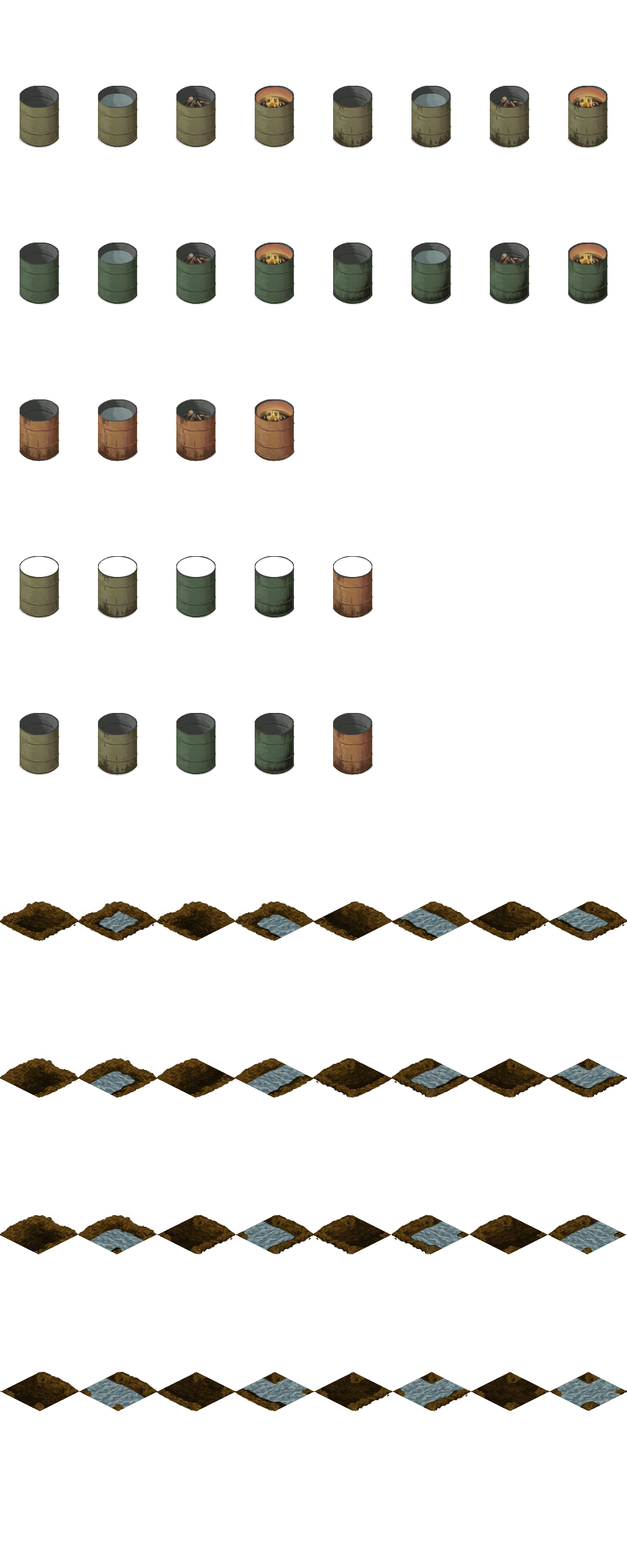
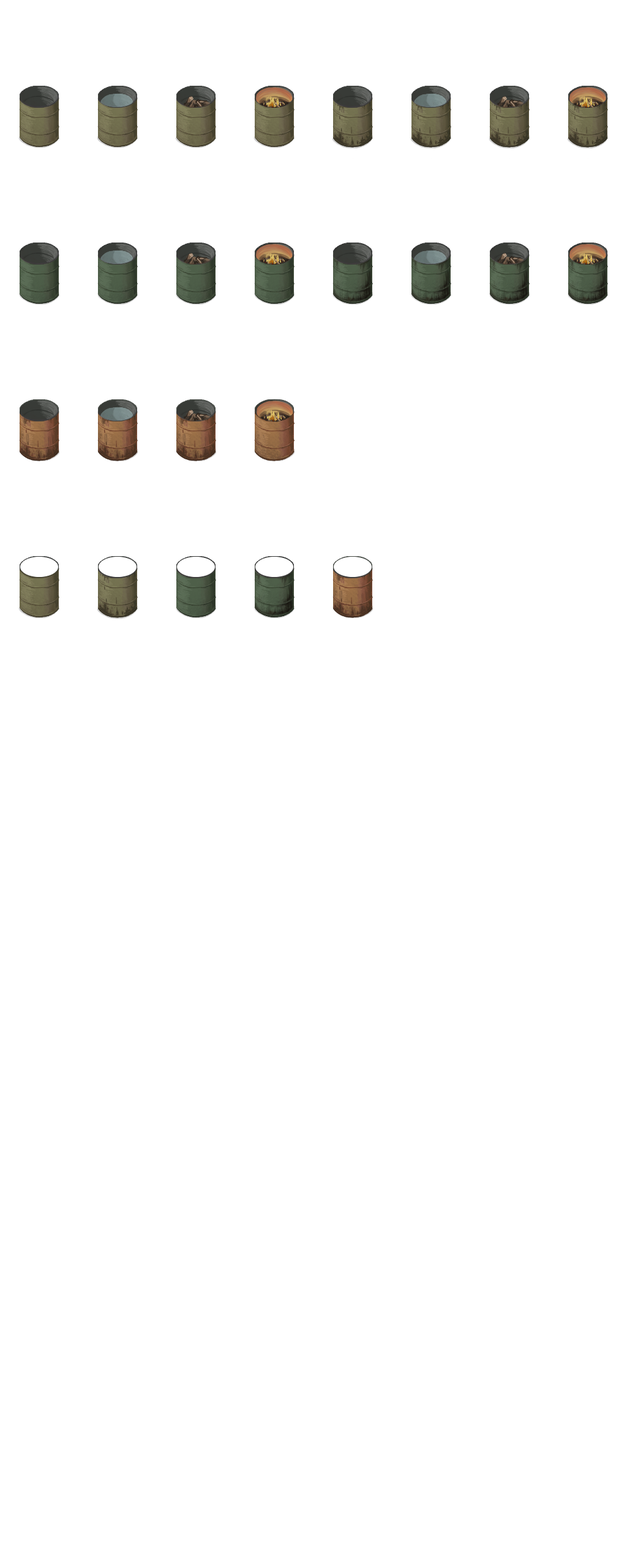
The second 627×1568 image is a revision of the first. Changes to its layers:
removed group "ditch" (1st of 3) (112 layers) over <box>0,896,627,1412</box>
removed group "dicth_hub_se" (2 layers) from group "ditch" over <box>78,1209,161,1255</box>
removed layer "ditch_empty" (15th of 32, in "ditch" › "dicth_hub_se") from group "dicth_hub_se" over <box>78,1209,161,1255</box>
removed group "dicth_hub_se_empty" (2 layers) from group "ditch" over <box>0,1209,83,1255</box>
removed group "dicth_n_end" (2 layers) from group "ditch" over <box>78,1052,161,1099</box>
removed layer "ditch_empty" (23rd of 32, in "ditch" › "dicth_n_end") from group "dicth_n_end" over <box>78,1052,161,1099</box>
removed group "dicth_n_end_empty" (2 layers) from group "ditch" over <box>0,1052,83,1099</box>
removed layer "ditch_empty" (24th of 32, in "ditch" › "dicth_n_end_empty") from group "dicth_n_end_empty" over <box>0,1052,83,1099</box>
removed group "dicth_w_end" (2 layers) from group "ditch" over <box>231,896,314,943</box>
removed layer "ditch_empty" (29th of 32, in "ditch" › "dicth_w_end") from group "dicth_w_end" over <box>231,896,314,943</box>
removed group "dicth_w_end_empty" (2 layers) from group "ditch" over <box>153,896,236,943</box>
removed layer "ditch_empty" (30th of 32, in "ditch" › "dicth_w_end_empty") from group "dicth_w_end_empty" over <box>153,896,236,943</box>
removed group "dicth_single" (2 layers) from group "ditch" over <box>74,896,162,943</box>
removed layer "ditch_empty" (31st of 32, in "ditch" › "dicth_single") from group "dicth_single" over <box>74,896,162,943</box>
removed group "dicth_single_empty" (2 layers) from group "ditch" over <box>0,896,83,943</box>
removed layer "ditch_empty" (32nd of 32, in "ditch" › "dicth_single_empty") from group "dicth_single_empty" over <box>0,896,83,943</box>
hid group "metaldrum_preview" (5 layers) over <box>18,712,374,786</box>
…and 67 more changes (67 removed)
